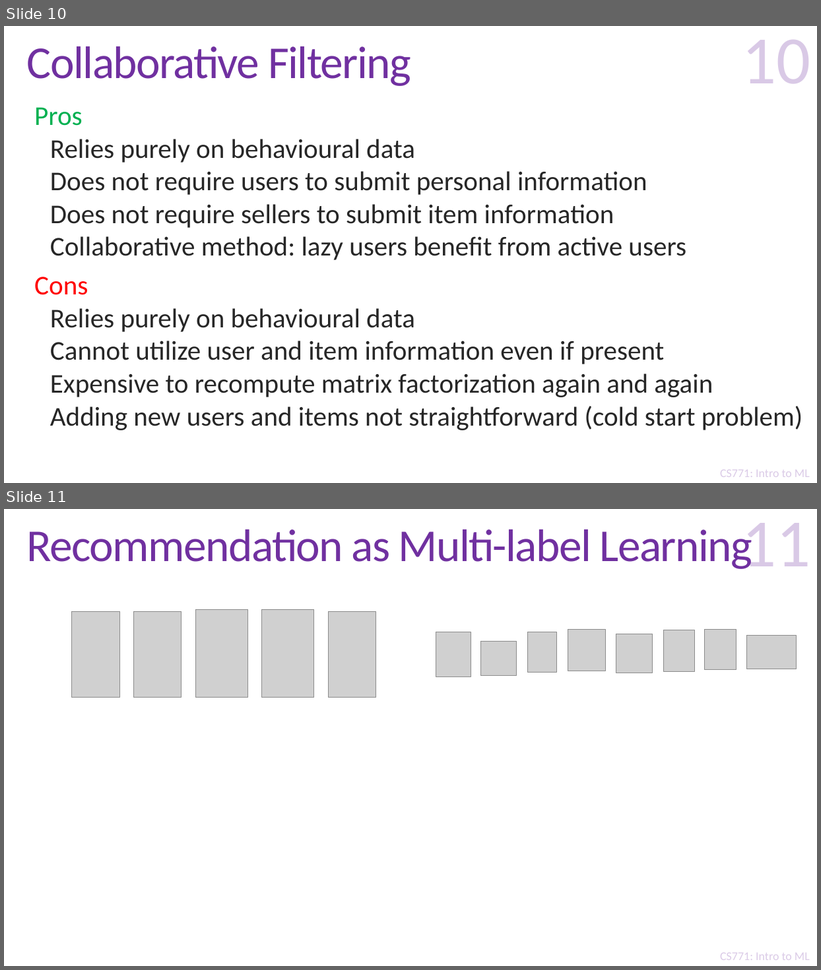
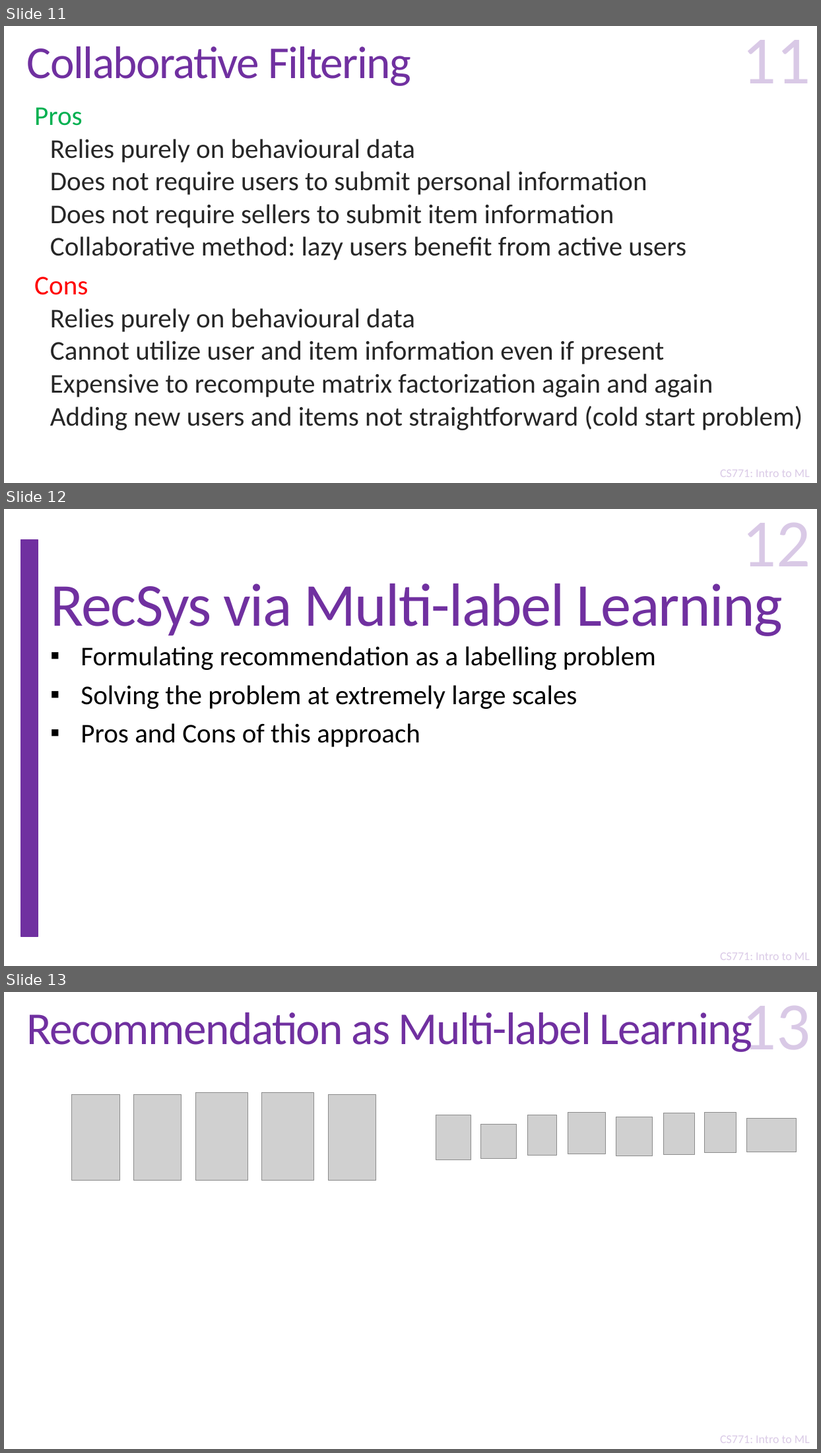
Before and after one commit to purushottamkar/ml19-20w, a slide deck: lecture_slides/23_Recommendation Systems.pptx. Shown one above the other, each under a label of ours: slides 10 and 11 before the commit, slides 11, 12 and 13 after it. The pictures are 821x970 and 821x1453 pixels, drawn with LibreOffice and Linux fonts; fonts in the diff are those of the drawing; grey boxes stand for pictures; background and template pictures are left out. Boxes give left, top, right and bottom in pixels: in the first picture for what was removed or moved away, otherwise in the second. Text is boxed around its words. In the diff, an @@ line names an element or a change of style, - is before the commit and + after.

```diff
--- a/lecture_slides/23_Recommendation Systems.pptx
+++ b/lecture_slides/23_Recommendation Systems.pptx
@@ slide 12 added at [4,509,817,966], background #FFFFFF; not listed: 2 template elements that a slide beside it also shows @@
@@ page number added at [743,523,811,566], 80 pt, text #7030A0 at 25% opacity @@
+12
@@ rectangle added at [21,540,38,937], fill #7030A0, outline #7030A0 1 pt @@
@@ title added at [50,584,782,636], 72 pt, text #7030A0 @@
+RecSys via Multi-label Learning
@@ text added at [81,646,656,747], 32 pt, text #000000 @@
+▪ Formulating recommendation as a labelling problem
+▪ Solving the problem at extremely large scales
+▪ Pros and Cons of this approach
@@ what was slide 10 is now slide 11 @@
@@ page number at [743,40,811,83]: text changed @@
-10
+11
@@ what was slide 11 is now slide 13 @@
@@ page number at [743,1006,811,1052]: text changed @@
-11
+13
```
Also in this commit, not shown: 3 slides changed, 2 other slides added.
